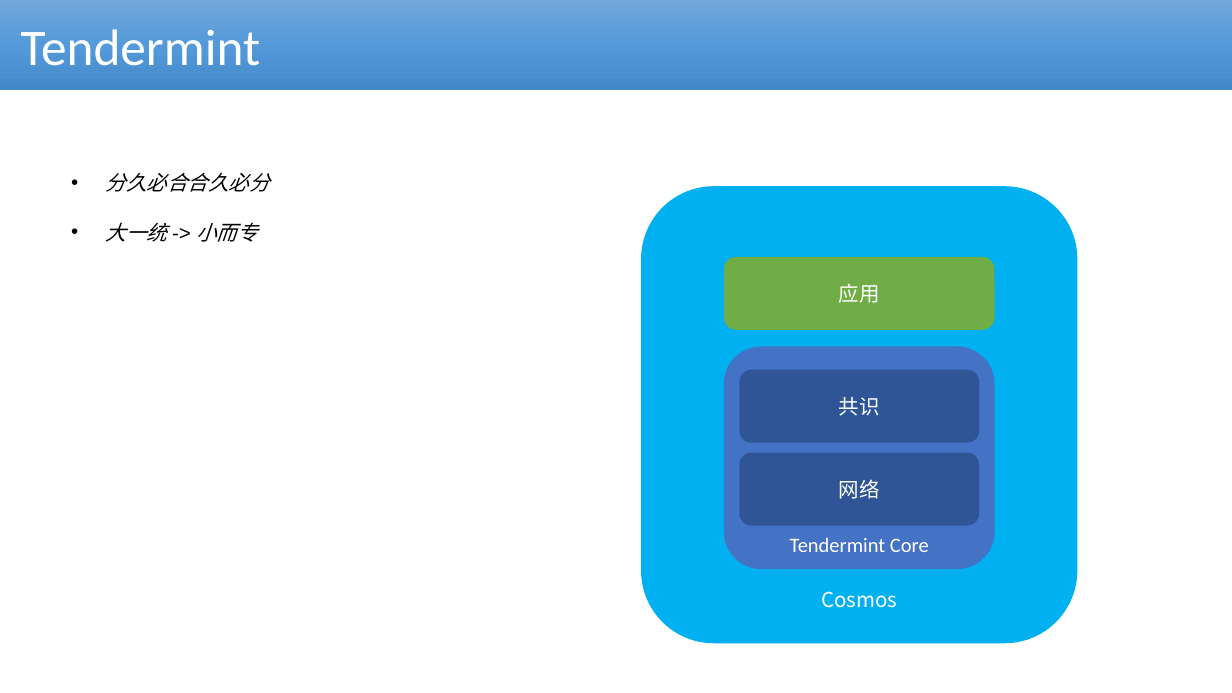
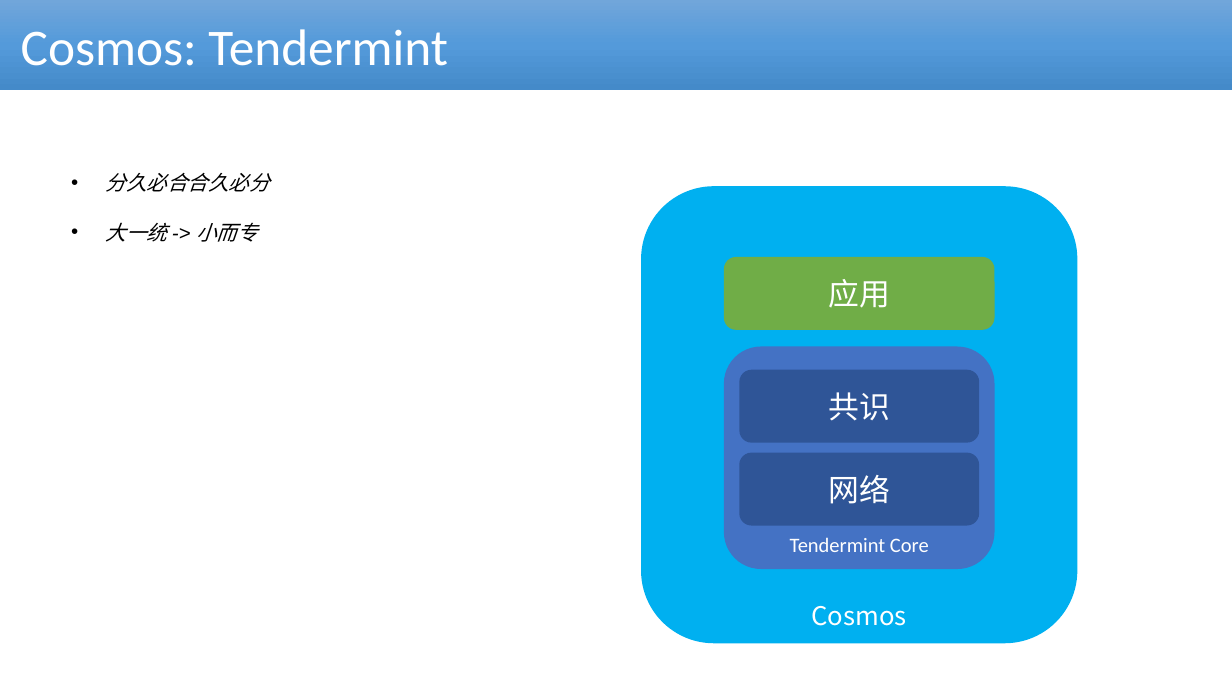
Before and after one commit to cmdpos/gaia, a slide deck: slide 21 of ppt/blockchain-dex.pptx. Drawn at 1232x693 pixels with LibreOffice and Linux fonts; fonts in the diff are those of the drawing. Boxes give left, top, right and bottom in pixels: in the first picture for what was removed or moved away, otherwise in the second. Text is boxed around its words. In the diff, an @@ line names an element or a change of style, - is before the commit and + after.

```diff
--- a/ppt/blockchain-dex.pptx
+++ b/ppt/blockchain-dex.pptx
@@ text in rectangle at bbox=[21, 29, 447, 66]: text changed @@
-Tendermint
+Cosmos: Tendermint
@@ rounded rectangle "Cosmos" at bbox=[641, 187, 1078, 644]: size 16 to 20 pt @@
@@ size 16 to 24 pt in 3 elements at bbox=[724, 257, 994, 330], bbox=[739, 370, 980, 443], bbox=[739, 453, 980, 526] @@
```
Also in this commit, not shown: 1 other slide changed, 1 other file.
